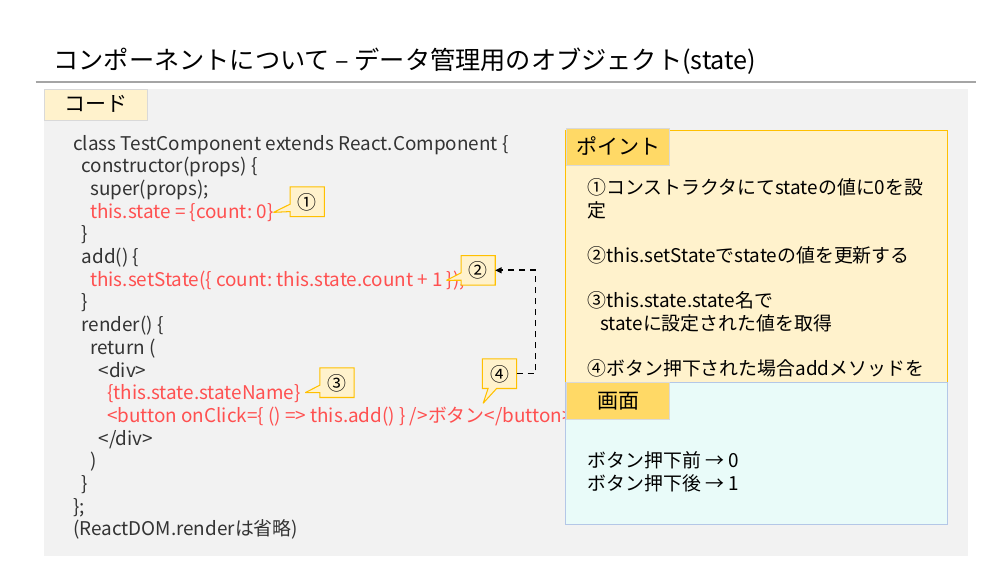
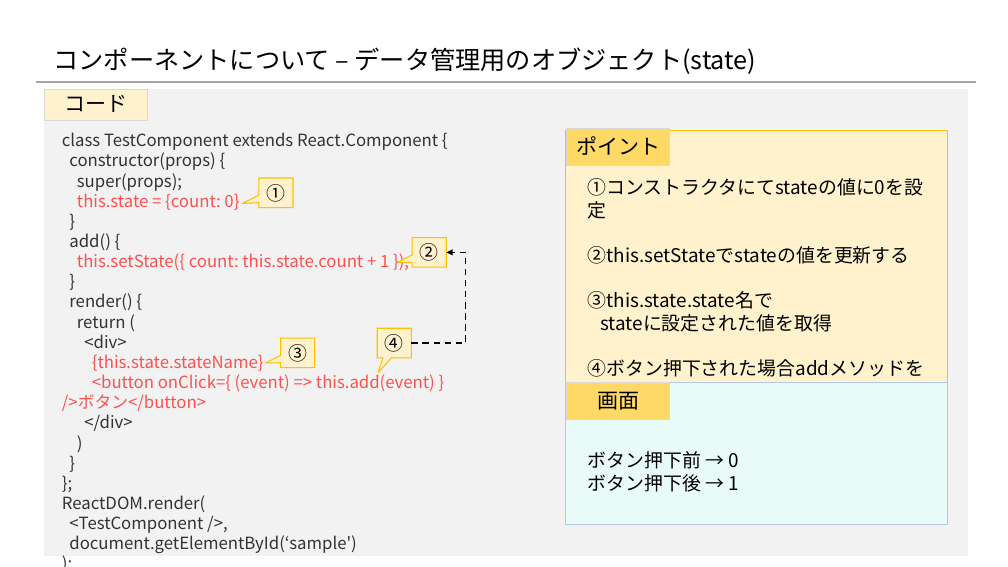
Before and after one commit to konnpeitoon/diary, a slide deck: slide 17 of doc/01_勉強会/01_勉強会資料/20180719_勉強会/02.資料/03_Reactの基礎知識 .pptx. Drawn at 1008x567 pixels with LibreOffice and Linux fonts; fonts in the diff are those of the drawing; background and template pictures are left out. Boxes give left, top, right and bottom in pixels: in the first picture for what was removed or moved away, otherwise in the second. Text is boxed around its words. In the diff, an @@ line names an element or a change of style, - is before the commit and + after.

```diff
--- a/doc/01_勉強会/01_勉強会資料/20180719_勉強会/02.資料/03_Reactの基礎知識 .pptx
+++ b/doc/01_勉強会/01_勉強会資料/20180719_勉強会/02.資料/03_Reactの基礎知識 .pptx
@@ text "class TestComponent extends React.Component {": place and size @@
-text "class TestComponent extends React.Component {" at bbox=[73, 135, 573, 539]
+text "class TestComponent extends React.Component {" at bbox=[62, 132, 438, 553]
@@ text at bbox=[62, 132, 438, 431]: size 18 to 16 pt in "class TestComponent extends React.Component {", "constructor(props) {", "super(props);", "this.state = {count: 0}" and 12 more places @@
@@ speech box "①": place and size @@
-speech box "①" at bbox=[290, 187, 324, 216]
+speech box "①" at bbox=[259, 178, 293, 207]
@@ speech box "②": place and size @@
-speech box "②" at bbox=[461, 256, 495, 285]
+speech box "②" at bbox=[412, 237, 446, 267]
@@ elbow arrow moved from (516, 374) - (495, 271) to (411, 343) - (446, 253) @@
@@ speech box "④": place and size @@
-speech box "④" at bbox=[482, 359, 516, 389]
+speech box "④" at bbox=[377, 328, 411, 358]
@@ speech box "③": place and size @@
-speech box "③" at bbox=[320, 368, 354, 398]
+speech box "③" at bbox=[281, 338, 315, 368]
@@ text at bbox=[62, 371, 435, 411]: text changed; size 18 to 16 pt @@
-<button onClick={ () => this.add() } />ボタン</button>
+<button onClick={ (event) => this.add(event) } />ボタン</button>
@@ text at bbox=[62, 495, 356, 553]: text changed; size 18 to 16 pt @@
-(ReactDOM.renderは省略)
+ReactDOM.render(
+<TestComponent />,
+document.getElementById(‘sample')
+);
```
Also in this commit, not shown: 4 other slides changed.
